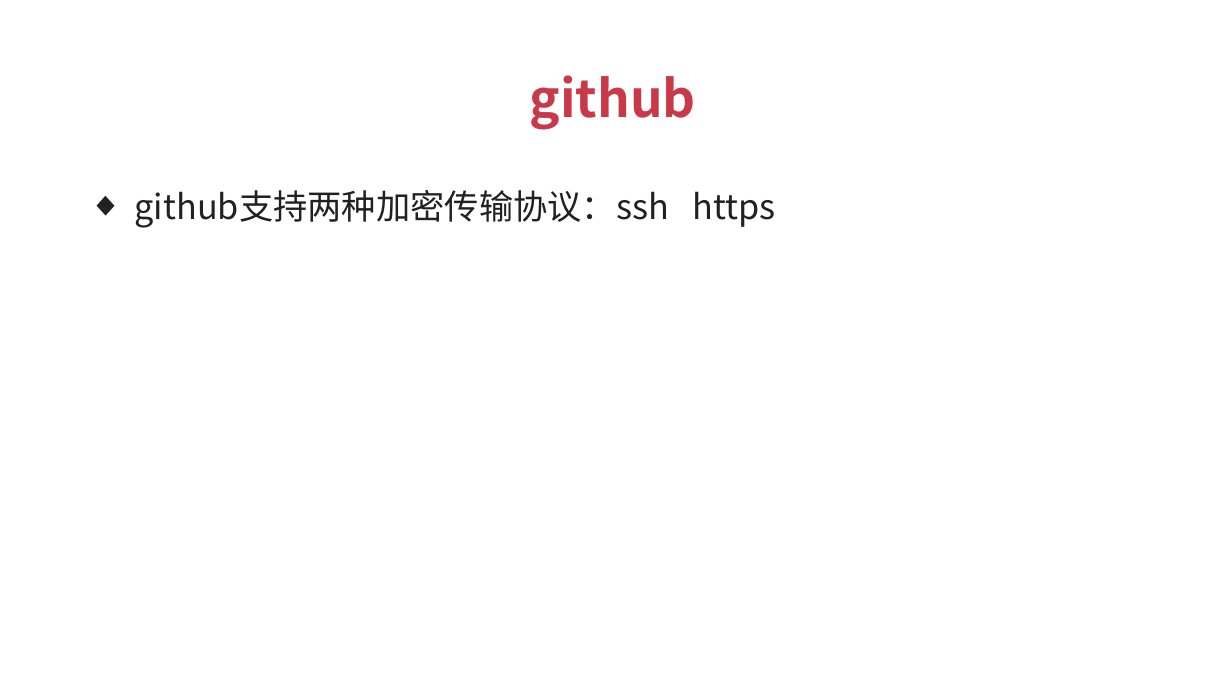
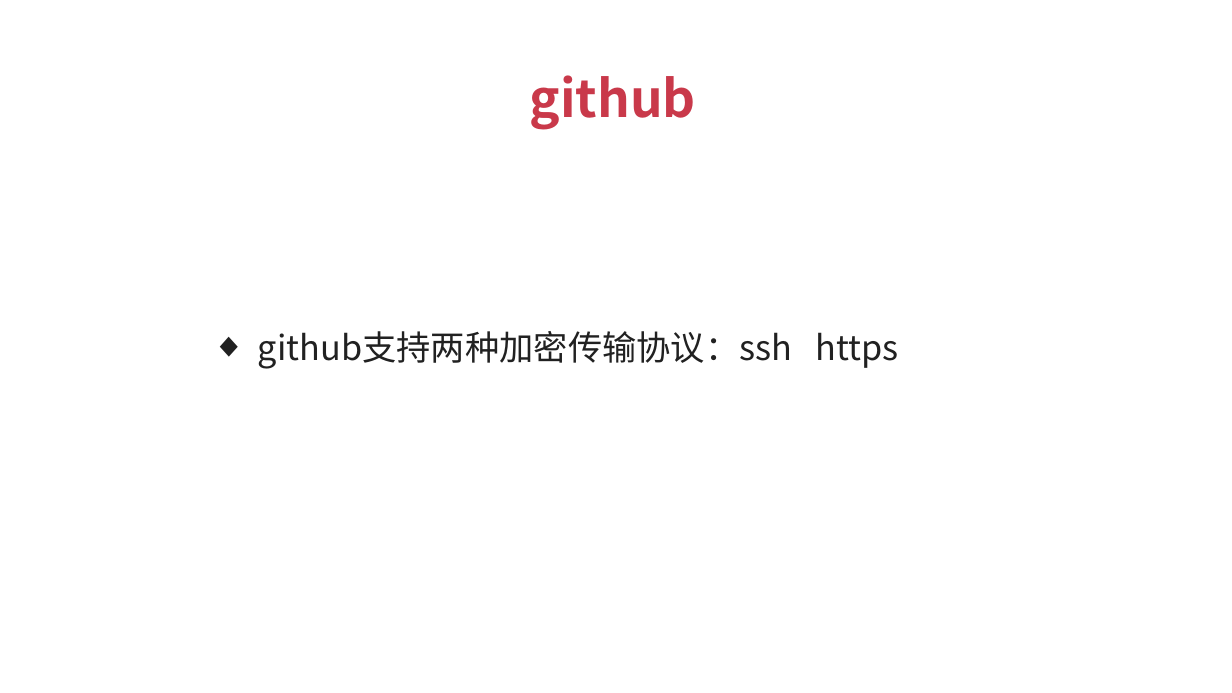
Before and after one commit to JSFFZL/Courseware-PPT, a slide deck: slide 6 of github.pptx. Drawn at 1232x693 pixels with LibreOffice and Linux fonts; fonts in the diff are those of the drawing; background and template pictures are left out. Boxes give left, top, right and bottom in pixels: in the first picture for what was removed or moved away, otherwise in the second. Text is boxed around its words. In the diff, an @@ line names an element or a change of style, - is before the commit and + after.

```diff
--- a/github.pptx
+++ b/github.pptx
@@ text "github支持两种加密传输协议：ssh https": place and size @@
-text "github支持两种加密传输协议：ssh https" at (135, 190, 775, 228)
+text "github支持两种加密传输协议：ssh https" at (258, 331, 898, 369)
```
Also in this commit, not shown: 4 other slides changed.
